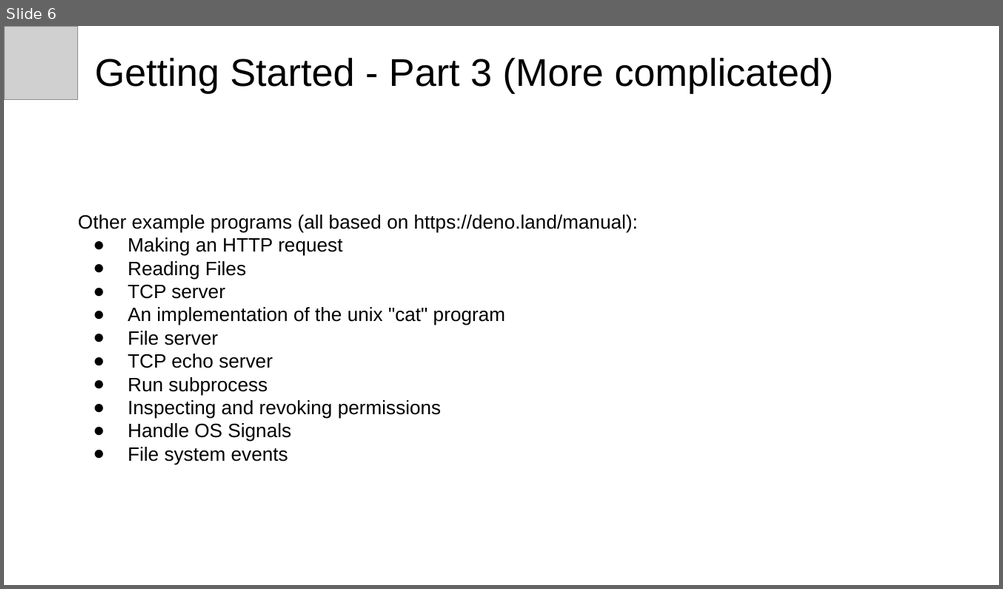
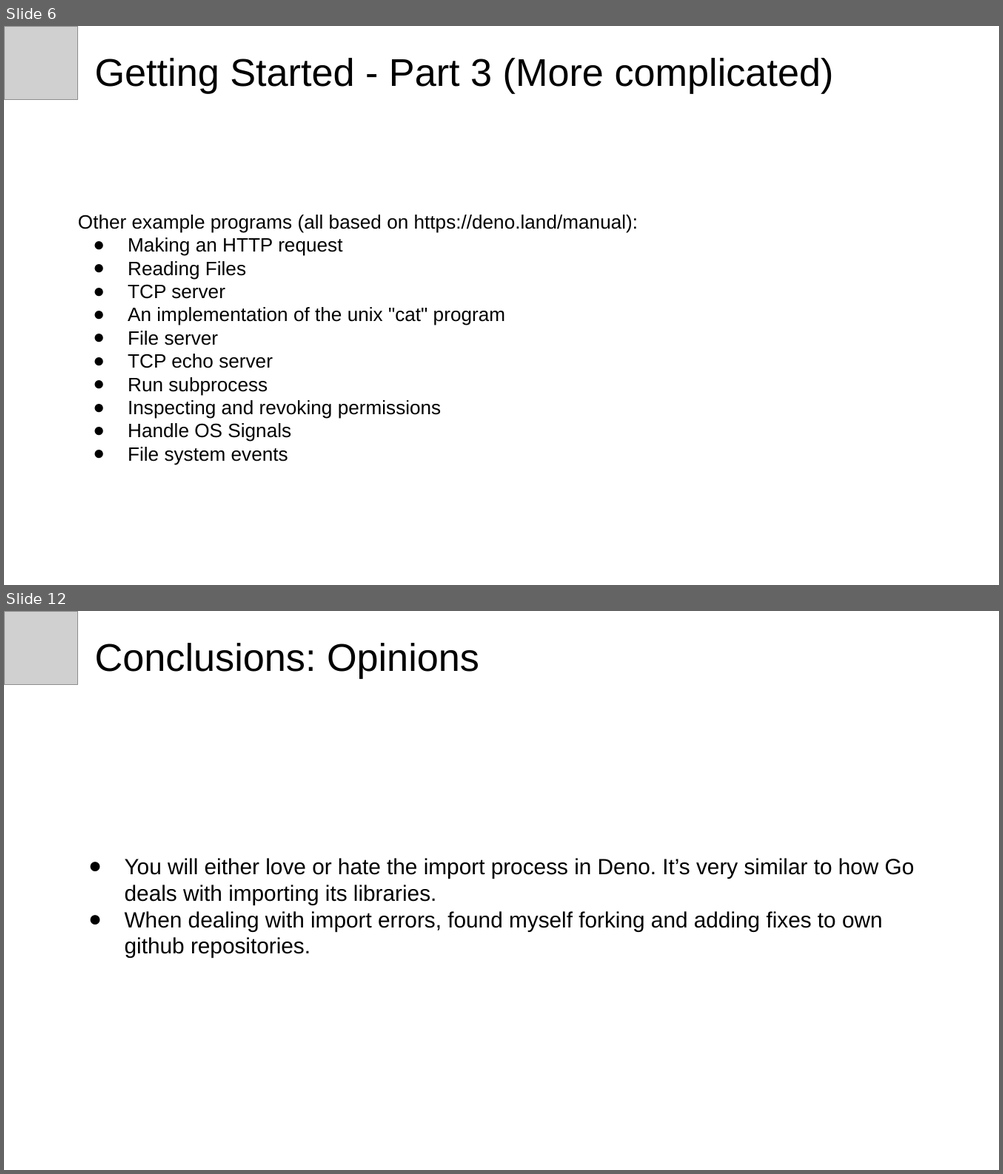
Before and after one commit to michaelachrisco/deno-developer-talk, a slide deck: Introduction to Deno.pptx. Shown one above the other, each under a label of ours: slide 6 before the commit, slides 6 and 12 after it; the slides between them are not shown. The pictures are 1003x589 and 1003x1174 pixels, drawn with LibreOffice and Linux fonts; fonts in the diff are those of the drawing; grey boxes stand for pictures. Boxes give left, top, right and bottom in pixels: in the first picture for what was removed or moved away, otherwise in the second. Text is boxed around its words. In the diff, an @@ line names an element or a change of style, - is before the commit and + after.

```diff
--- a/Introduction to Deno.pptx
+++ b/Introduction to Deno.pptx
@@ slide 12 added at [4,611,999,1170], background #FFFFFF @@
@@ picture added at [4,611,77,684] @@
@@ title added at [95,643,479,678], 28 pt, text #000000 @@
+Conclusions: Opinions
@@ text added at [125,858,914,958], 16 pt, text #000000 @@
+● You will either love or hate the import process in Deno. It’s very similar to how Go deals with importing its libraries.
+● When dealing with import errors, found myself forking and adding fixes to own github repositories.
```
Also in this commit, not shown: 8 slides changed, 3 other slides added, 1 other file.
